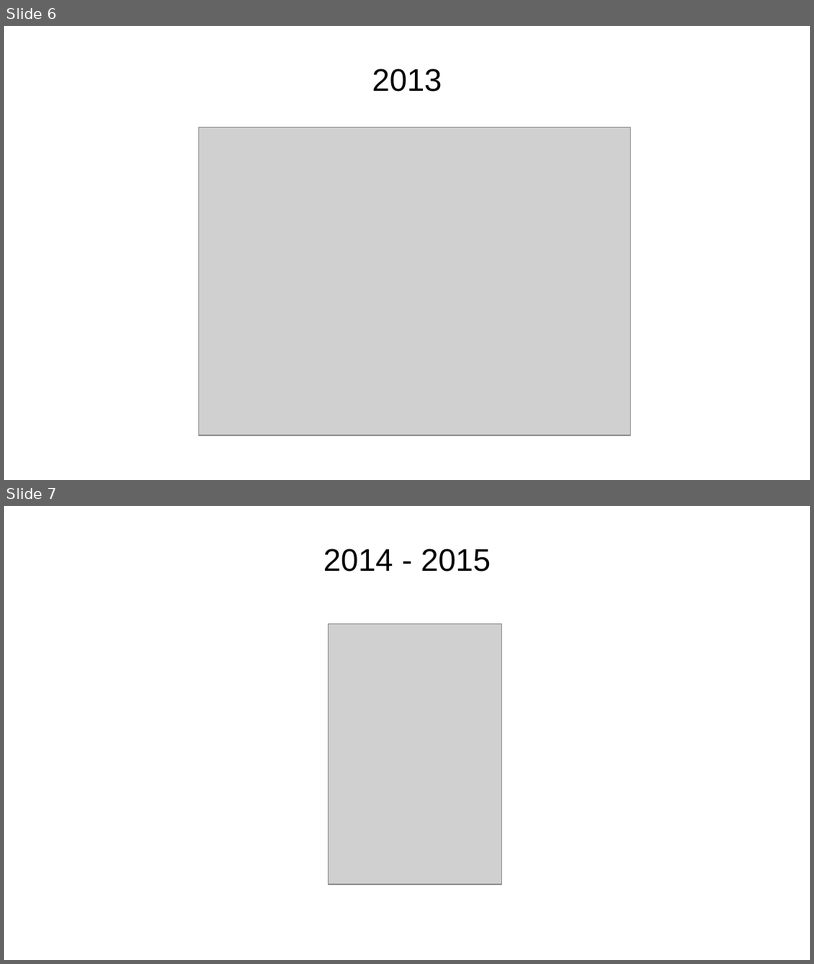
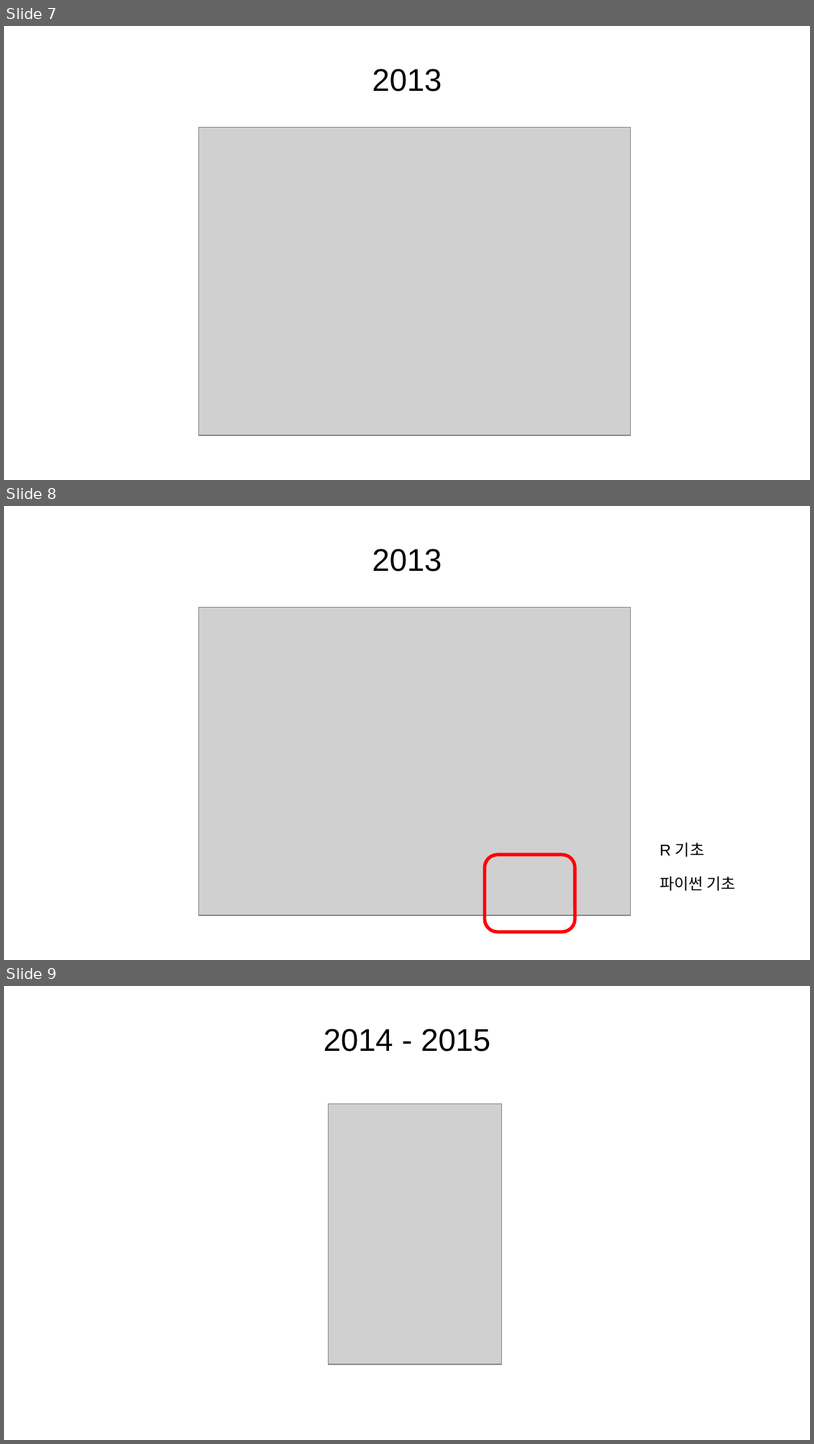
Before and after one commit to KaggleBreak/studybreak, a slide deck: 2017/presentation/study/싸이그래머_소개_스터디뽀개기2017.pptx. Shown one above the other, each under a label of ours: slides 6 and 7 before the commit, slides 7, 8 and 9 after it. The pictures are 814x964 and 814x1444 pixels, drawn with LibreOffice and Linux fonts; fonts in the diff are those of the drawing; grey boxes stand for pictures. Boxes give left, top, right and bottom in pixels: in the first picture for what was removed or moved away, otherwise in the second. Text is boxed around its words. In the diff, an @@ line names an element or a change of style, - is before the commit and + after.

```diff
--- a/2017/presentation/study/싸이그래머_소개_스터디뽀개기2017.pptx
+++ b/2017/presentation/study/싸이그래머_소개_스터디뽀개기2017.pptx
@@ slide 8 added at (4,506,810,960), background #FFFFFF @@
@@ title added at (373,548,442,572), 28 pt, text #000000 @@
+2013
@@ picture added at (198,607,630,915) @@
@@ text added at (660,842,705,857), 14 pt, text #000000 @@
+R 기초
@@ rounded rectangle added at (485,854,575,932), outline #FF0000 3 pt @@
@@ text added at (660,876,736,890), 14 pt, text #000000 @@
+파이썬 기초
@@ what was slide 6 is now slide 7 @@
@@ what was slide 7 is now slide 9 @@
```
Also in this commit, not shown: 4 other slides added, 1 slide removed.
